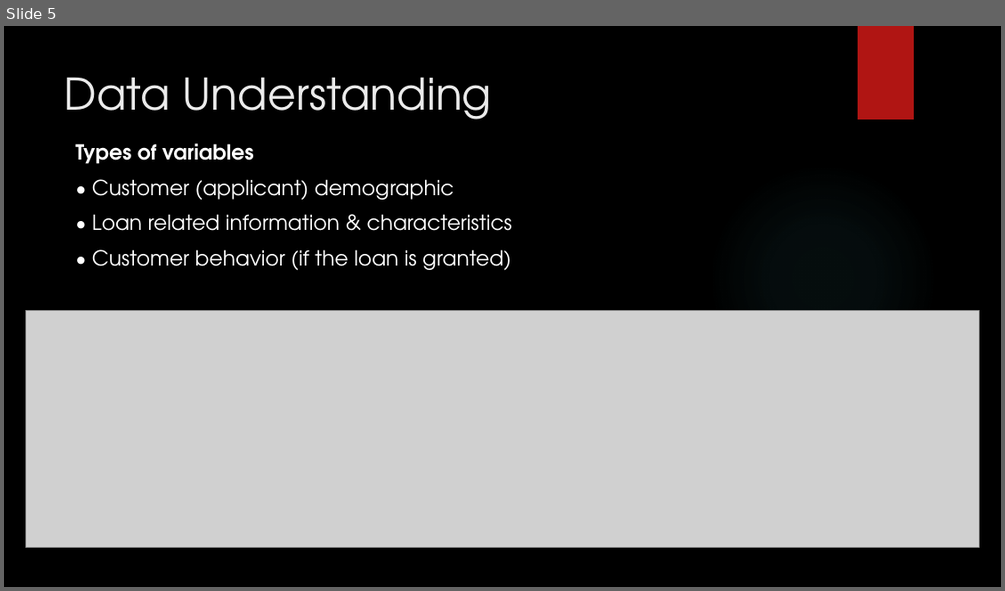
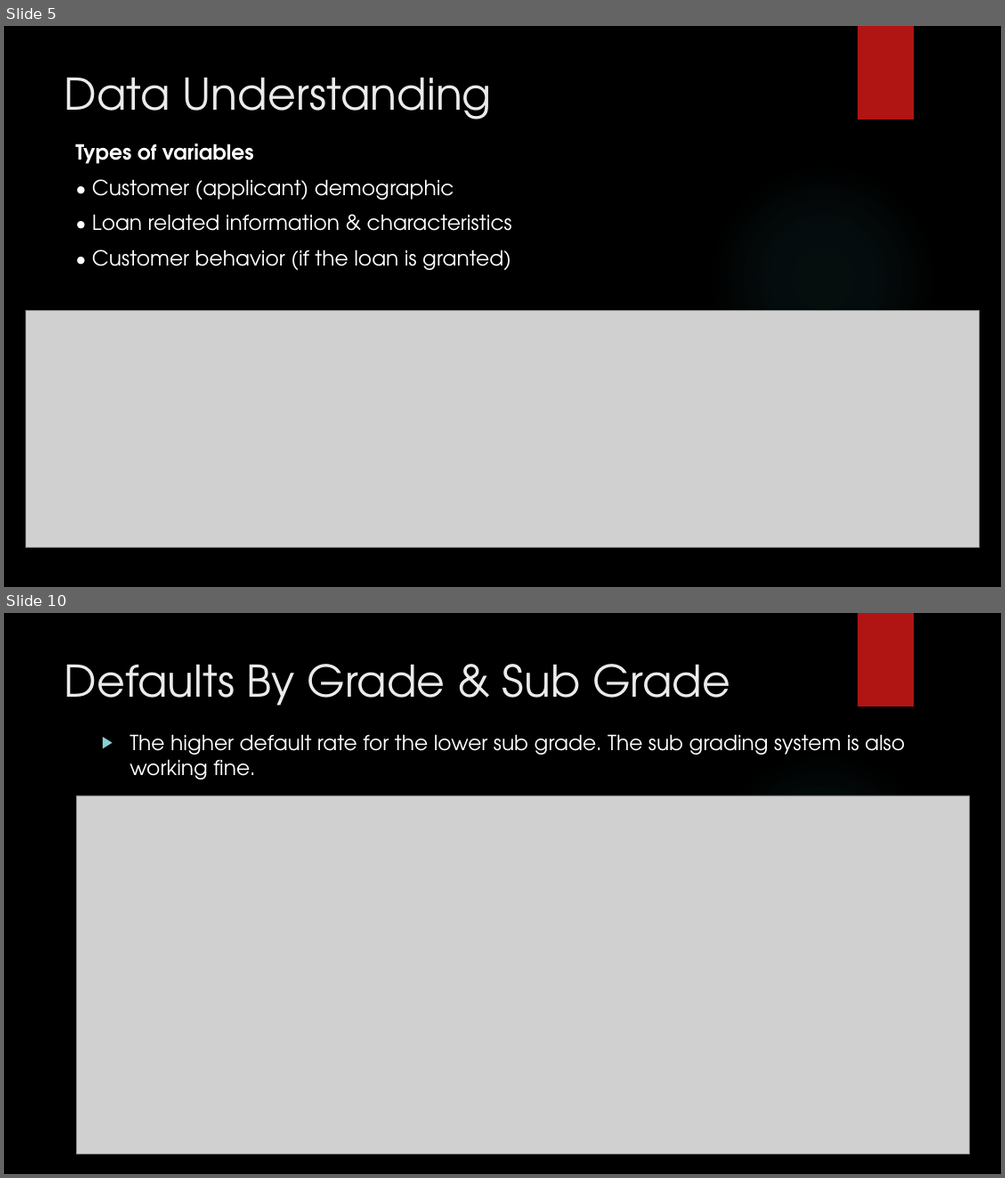
Before and after one commit to subhabrata-ghosh-1988/lending_club_case_study, a slide deck: Subhabrata_Ghosh_Lending_Club_Case_Study.pptx. Shown one above the other, each under a label of ours: slide 5 before the commit, slides 5 and 10 after it; the slides between them are not shown. The pictures are 1005x591 and 1005x1178 pixels, drawn with LibreOffice and Linux fonts; fonts in the diff are those of the drawing; grey boxes stand for pictures; background and template pictures are left out. Boxes give left, top, right and bottom in pixels: in the first picture for what was removed or moved away, otherwise in the second. Text is boxed around its words. In the diff, an @@ line names an element or a change of style, - is before the commit and + after.

```diff
--- a/Subhabrata_Ghosh_Lending_Club_Case_Study.pptx
+++ b/Subhabrata_Ghosh_Lending_Club_Case_Study.pptx
@@ slide 10 added at [4, 613, 1001, 1174], background picture (left out); not listed: 2 template elements that a slide beside it also shows @@
@@ title added at [65, 664, 730, 706], 42 pt, text #EBEBEB @@
+Defaults By Grade & Sub Grade
@@ text added at [129, 734, 905, 779], 20 pt, text #FFFFFF @@
+▶ The higher default rate for the lower sub grade. The sub grading system is also working fine.
@@ picture added at [77, 795, 970, 1153] @@
```
Also in this commit, not shown: 18 other slides added, 2 other files.
